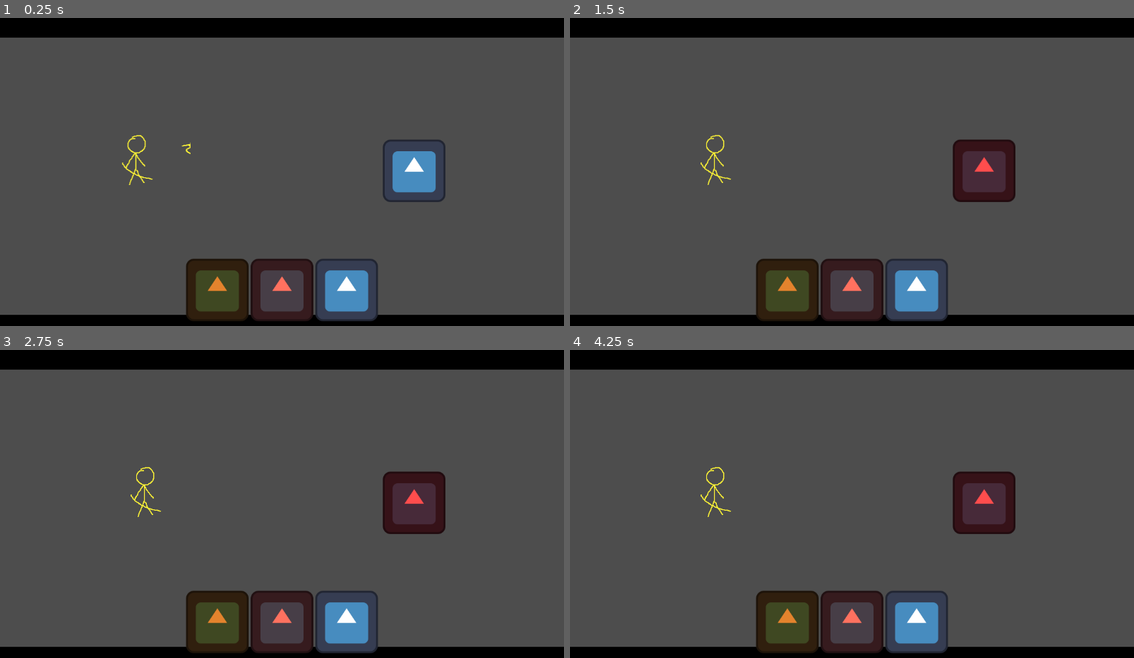
Above: before the commit, frames 1-4 (two rows, left to right).
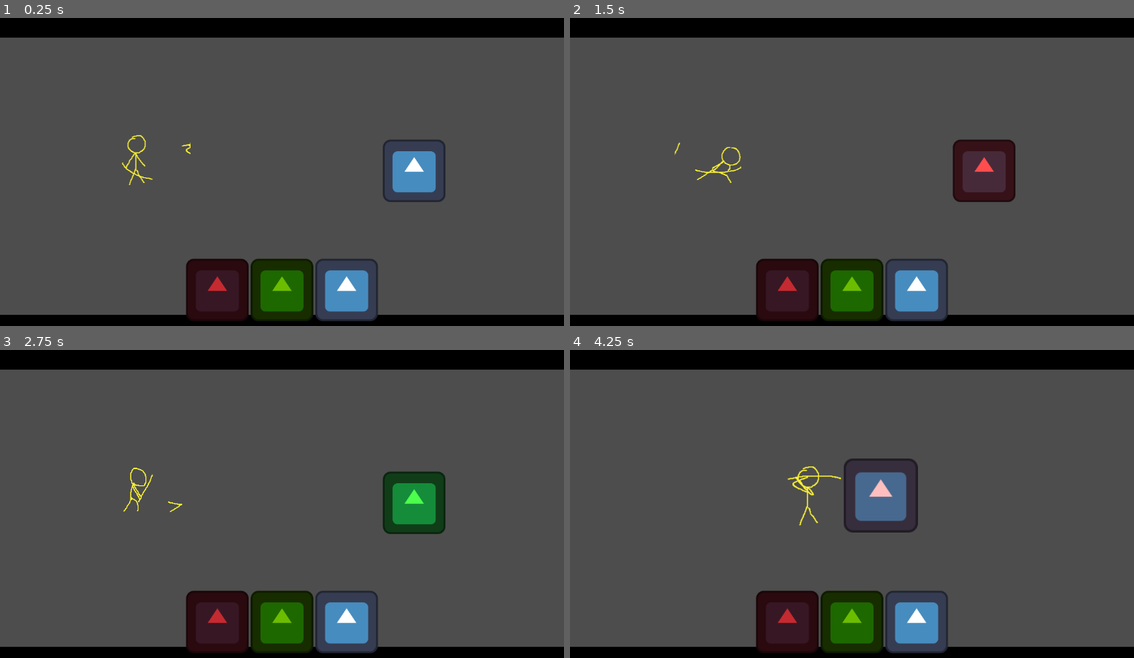
Above: after the commit, the same moments.

Repository: YllariSang/Turn-Based-RPS-Game-Prototype
Game: Godot game, scene res://Scenes/battle_arena.tscn
The game is run twice, just before and just after one commit, with the same random seed, the same clock (stepped at 60 frames per second) and the same inputs. The engine's default icon, where the game draws it, is replaced by a stand-in: a white triangle on a blue panel in a dark square.
Inputs (mouse positions are in pixels of both pictures, inside the frame that each line leads up to):
- Up to frame 1 (0.25 s): no input
- Up to frame 2 (1.5 s): click (789, 289) at 0.5 s; click (852, 289) at 1.25 s
- Up to frame 3 (2.75 s): click (344, 621) at 2 s
- Up to frame 4 (4.25 s): click (789, 621) at 2.75 s; click (852, 621) at 3.5 s

The runs differ from the first frame. In frame 1, 3.0% of the frame differs, in the area x 34-56%, y 78-98%; in frame 2, 3.3%; in frame 3, 5.5%; in frame 4, 8.7%, in the area x 23-79%, y 35-98%.

Commit message:
Fix player animation handling during telegraph state and update button colors in stance selector

Diff:
--- a/Scenes/battle_arena.tscn
+++ b/Scenes/battle_arena.tscn
@@ -133,8 +133,12 @@
 	player.modulate = Color.WHITE
 
 	if current_state == State.TELEGRAPH:
-		player.anim.play(\"idle\")
-		resolve_failure(\"FLINCHED\")
+		if player_held_stance == Stance.NONE:
+			player.anim.play(\"idle\")
+			resolve_failure(\"FLINCHED\")
+		else:
+			print(\"Player is holding stance: \", Stance.keys()[player_held_stance])
+
 	elif current_state == State.WAITING_FOR_SIGNAL:
 		resolve_combat()
 	else:
@@ -607,12 +611,12 @@
 grow_vertical = 2
 
 [node name="BtnHeaven" type="TextureButton" parent="HUD/Control/StanceSelector"]
-modulate = Color(0.89411765, 0.5137255, 0.1764706, 1)
+modulate = Color(0.77294296, 0.16442683, 0.18932089, 1)
 layout_mode = 2
 texture_normal = ExtResource("3_bx1f6")
 
 [node name="BtnEarth" type="TextureButton" parent="HUD/Control/StanceSelector"]
-modulate = Color(1, 0.44313726, 0.37254903, 1)
+modulate = Color(0.42309296, 0.7406195, 7.70092e-07, 1)
 layout_mode = 2
 texture_normal = ExtResource("3_bx1f6")
 
